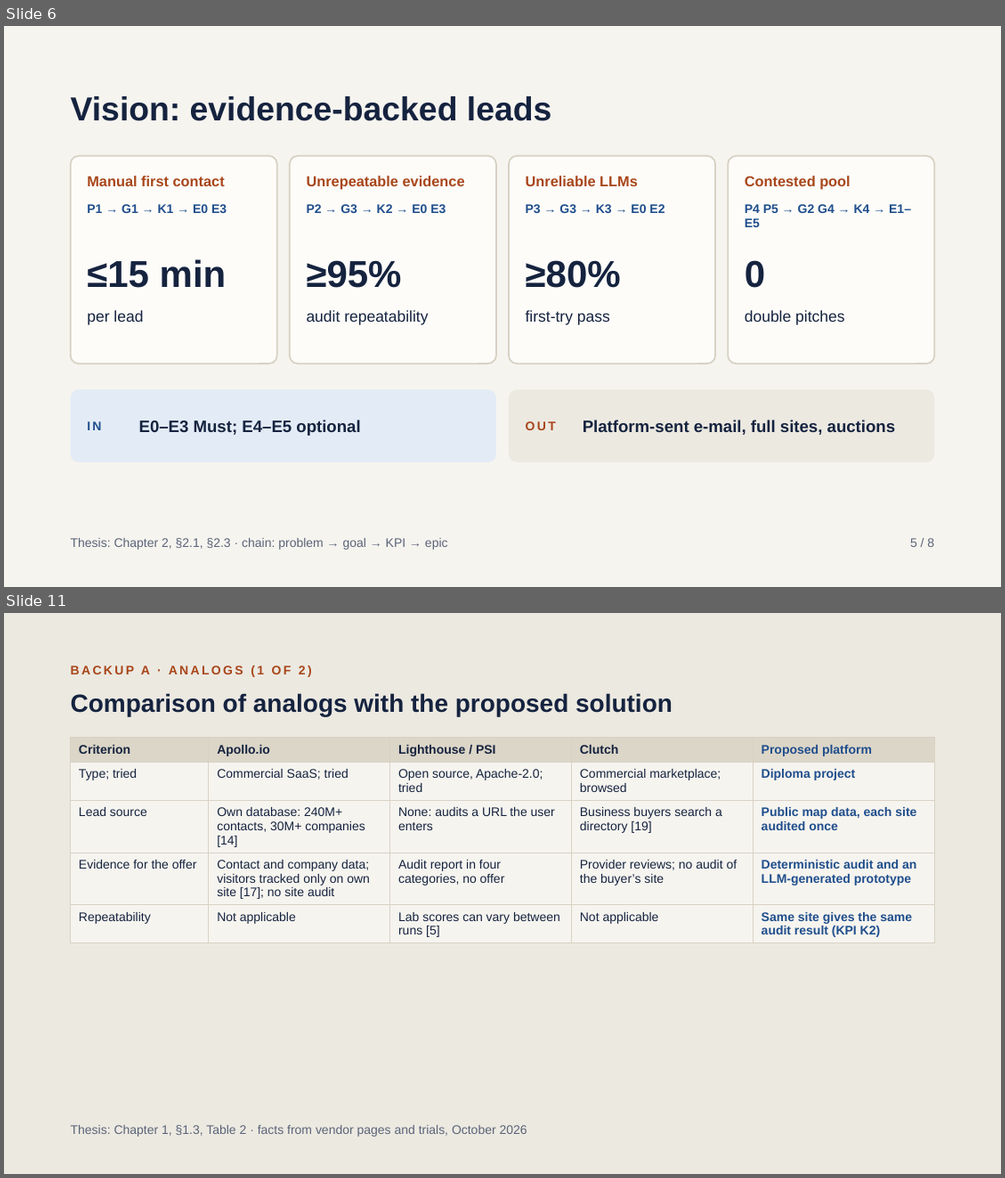
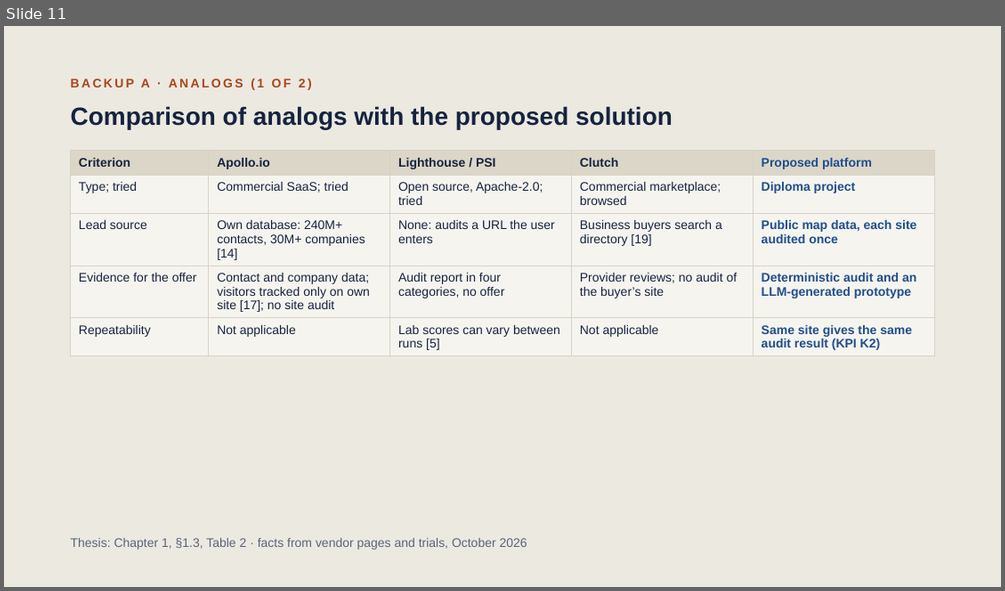
Before and after one commit to yurykurouski/revamp-docs, a slide deck: defence/BA_Defence_Kurouski.pptx. Shown one above the other, each under a label of ours: slides 6 and 11 before the commit, slide 11 after it; the slides between them are not shown. The pictures are 1005x1178 and 1005x591 pixels, drawn with LibreOffice and Linux fonts; fonts in the diff are those of the drawing. Boxes give left, top, right and bottom in pixels: in the first picture for what was removed or moved away, otherwise in the second. Text is boxed around its words. In the diff, an @@ line names an element or a change of style, - is before the commit and + after.

```diff
--- a/defence/BA_Defence_Kurouski.pptx
+++ b/defence/BA_Defence_Kurouski.pptx
@@ slide 6 removed at <box>4,26,1001,587</box>, background #F6F4EF @@
@@ text removed at <box>71,96,551,121</box> @@
-Vision: evidence-backed leads
@@ rounded rectangle removed at <box>71,156,277,364</box> @@
@@ rounded rectangle removed at <box>290,156,496,364</box> @@
@@ rounded rectangle removed at <box>509,156,715,364</box> @@
@@ rounded rectangle removed at <box>728,156,934,364</box> @@
@@ text removed at <box>87,176,225,186</box> @@
-Manual first contact
@@ text removed at <box>307,176,465,190</box> @@
-Unrepeatable evidence
@@ text removed at <box>526,176,638,186</box> @@
-Unreliable LLMs
@@ text removed at <box>744,176,850,190</box> @@
-Contested pool
@@ text removed at <box>87,204,226,213</box> @@
-P1 → G1 → K1 → E0 E3
@@ text removed at <box>307,204,445,213</box> @@
-P2 → G3 → K2 → E0 E3
@@ text removed at <box>526,204,664,213</box> @@
-P3 → G3 → K3 → E0 E2
@@ text removed at <box>744,204,911,227</box> @@
-P4 P5 → G2 G4 → K4 → E1–E5
@@ text removed at <box>87,259,226,288</box> @@
-≤15 min
@@ text removed at <box>307,260,402,288</box> @@
-≥95%
@@ text removed at <box>526,260,621,288</box> @@
-≥80%
@@ text removed at <box>744,260,765,288</box> @@
-0
@@ text removed at <box>87,310,143,325</box> @@
-per lead
@@ text removed at <box>307,310,428,325</box> @@
-audit repeatability
@@ text removed at <box>526,310,610,325</box> @@
-first-try pass
@@ text removed at <box>744,310,844,325</box> @@
-double pitches
@@ rounded rectangle removed at <box>71,389,496,462</box> @@
@@ rounded rectangle removed at <box>509,389,934,462</box> @@
@@ text removed at <box>87,421,101,430</box> @@
-IN
@@ text removed at <box>139,419,360,435</box> @@
-E0–E3 Must; E4–E5 optional
@@ text removed at <box>526,421,556,430</box> @@
-OUT
@@ text removed at <box>582,419,896,435</box> @@
-Platform-sent e-mail, full sites, auctions
@@ text removed at <box>71,538,448,549</box> @@
-Thesis: Chapter 2, §2.1, §2.3 · chain: problem → goal → KPI → epic
@@ text removed at <box>910,538,934,547</box> @@
-5 / 8
```
Also in this commit, not shown: 8 slides changed, 3 slides added, 1 other slide removed.
